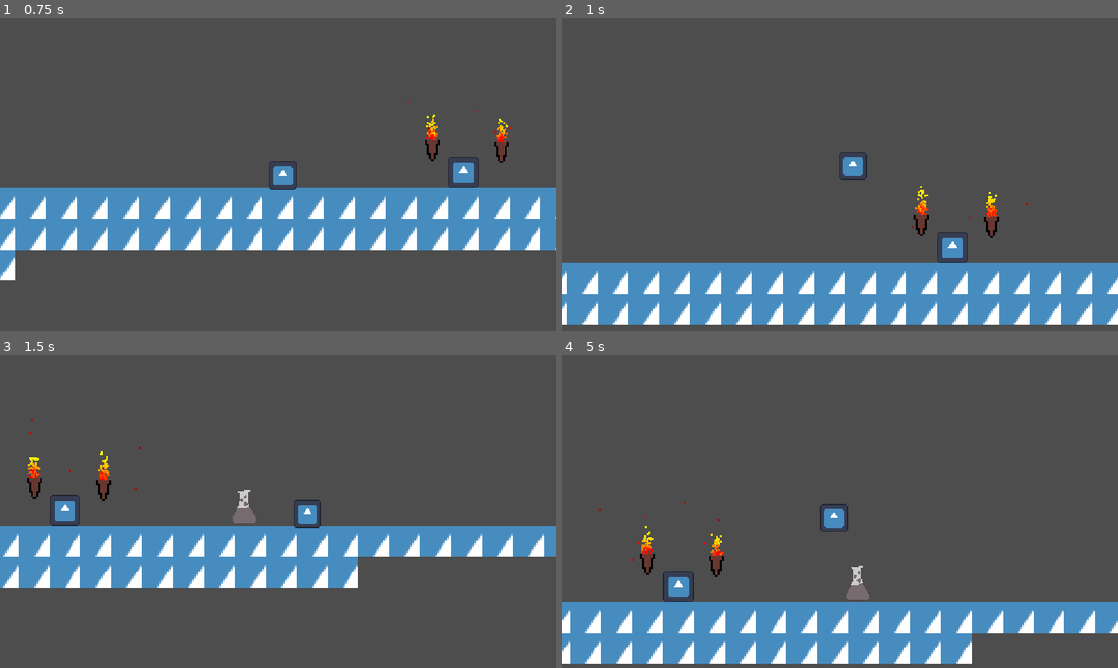
Above: before the commit, frames 1-4 (two rows, left to right).
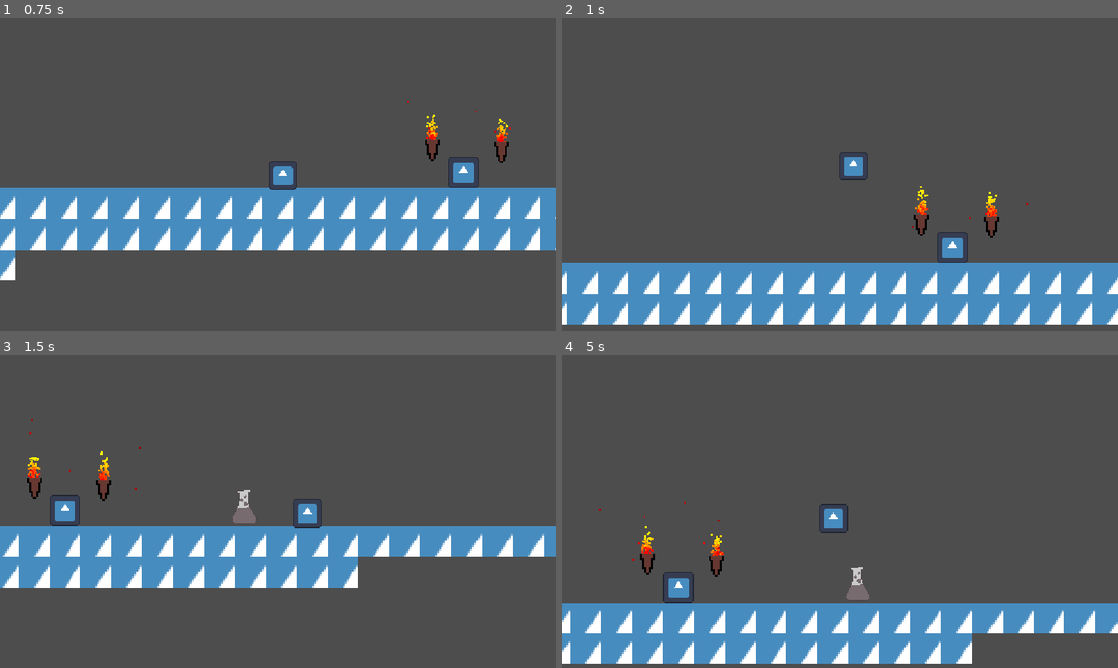
Above: after the commit, the same moments.

Repository: skueee/jame-gam-26
Game: Godot game, scene res://main.tscn
Same seed, same stepped clock (60 frames per second), same inputs: the game is played once before the commit and once after it. The engine's default icon, where the game draws it, is replaced by a stand-in: a white triangle on a blue panel in a dark square.
Inputs (mouse positions are in pixels of both pictures, inside the frame that each line leads up to):
- Up to frame 1 (0.75 s): tap Enter at 0.5 s; move the mouse to (400, 158) at 0.52 s; hold Right (right) from 0.53 s (still down); tap Space (continue) at 0.6 s; click (400, 158) at 0.67 s
- Up to frame 2 (1 s): keep holding Right (right); tap Up (up) at 0.77 s
- Up to frame 3 (1.5 s): keep holding Right (right); move the mouse to (166, 527) at 1.27 s; tap Alt at 1.35 s
- Up to frame 4 (5 s): tap Up (up) at 1.52, 3.02, 3.77, 4.52 s; move the mouse to (895, 442) at 2.02 s; release Right (right) at 2.03 s; hold Left (left) 2.03-2.78 s; tap Shift at 2.1, 4.35 s; move the mouse to (812, 574) at 2.77 s; hold Right (right) 2.78-4.28 s; tap Space (continue) at 2.85 s; click (812, 574) at 2.92 s; move the mouse to (1006, 558) at 3.52 s; tap Alt at 3.6 s; move the mouse to (673, 464) at 4.27 s; hold Left (left) from 4.28 s (still down)

Frame 1 is identical in both runs. In frame 2, less than 0.1% of the frame differs, in the area x 50-55%, y 42-52%; in frame 3, 0.1%; in frame 4, 0.8%, in the area x 0-100%, y 47-86%.

Commit message:
oops lowering shrink rate

Diff:
--- a/main.tscn
+++ b/main.tscn
@@ -93,6 +93,7 @@
 [node name="player" parent="." unique_id=1888012525 instance=ExtResource("1_ig7tw")]
 z_index = 4
 position = Vector2(0, -91)
+ShrinkPercent = 30
 
 [node name="Tilemap" type="Node" parent="." unique_id=629510787]
 
